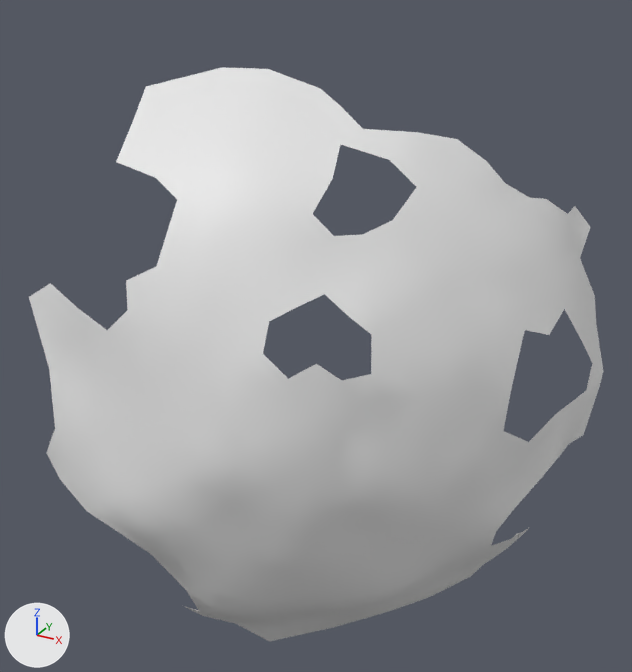
The OBJ model res/final/onecam_fullvolume/03/cleanedup/FullVolium.000354.obj as it was, and as the next commit left it.
Before and after are seen from a 50 mm lens placed at (-500.7, 405.2, 476.2), pointed at (-587.4, 562.9, 397.4). Lighting does not change. The marker at lower left points along +X, +Y and +Z. Where no turn or scale is listed for an object, it has been applied to the vertices.

In view in the first picture: 'FullVolium.000354'.
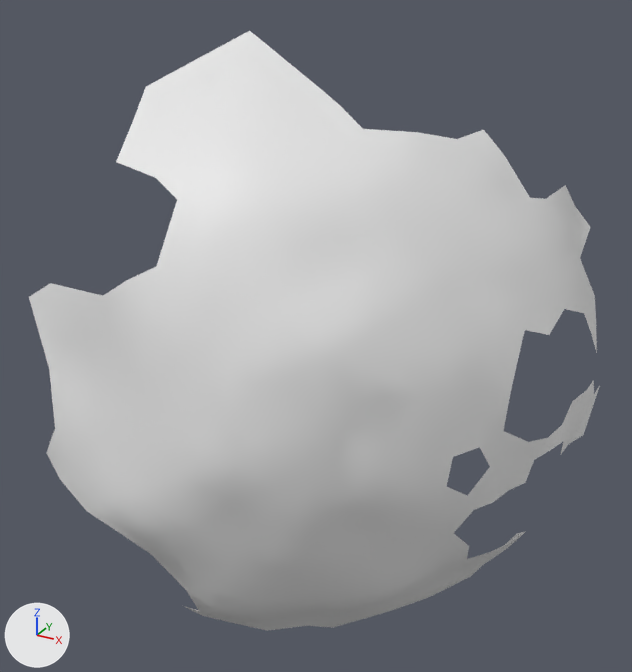
What changed in the scene script:
```text
Change me_fullvolium_000354:
    used by ob_fullvolium_000354; location = (0.0, 0.0, 0.0)
    verts and faces of me_fullvolium_000354; kept vertices keep their numbers, new ones are numbered from 392
    before: 138 (-607.4, 524.8, 419.2) at pixel (126, 280), 139 (-606.3, 523.2, 413.9) at pixel (127, 310), 140 (-610.7, 521.9, 409.4) at pixel (107, 330), 142 (-618.1, 522.2, 412.6) at pixel (77, 307), 143 (-626.0, 523.6, 415.8) at pixel (50, 283)
    before: 335 (-583.3, 551.8, 325.2) at pixel (308, 625), 346 (-601.5, 546.8, 321.9) at pixel (235, 623), 347 (-592.4, 547.2, 323.4) at pixel (267, 630), 348 (-593.5, 549.8, 317.2) at pixel (269, 641), 369 (-580.5, 559.2, 319.9) at pixel (332, 627)
    remove me_fullvolium_000354.from_pydata(...)  # 392 vertices, 699 faces; spans x -634.9..-530.3, y 516.0..606.6, z 317.2..454.4
    add me_fullvolium_000354.from_pydata(...)  # 389 vertices, 695 faces; spans x -634.9..-531.1, y 516.0..606.6, z 319.9..460.7
    me_fullvolium_000354 part 1
    10 vertices are added at x -609.1..-544.3, y 530.0..598.4, z 410.1..460.7
    35 new faces join them
    me_fullvolium_000354 part 2
    13 vertices are removed from x -545.2..-530.3, y 549.3..596.0, z 357.0..399.6
    40 faces are deleted
    me_fullvolium_000354 part 3
    add verts[397] = (-611.1, 522.1, 416.4)  # pixel (102, 295)
    add faces += [(138, 397, 139), (139, 397, 140), (140, 397, 142), (142, 397, 143)]
    me_fullvolium_000354 part 4
    add delete_vertices([348])  # with the faces that use them
```

Changed parts and their boxes (x1, y1, x2, y2) in the pictures (632 x 672 px):
'FullVolium.000354', reshaped
    before: (29, 67, 603, 641)
    after: (29, 31, 600, 631)
part 1 of me_fullvolium_000354, added
    after: (148, 31, 575, 380)
part 2 of me_fullvolium_000354, deleted
    before: (447, 309, 603, 559)
part 3 of me_fullvolium_000354, added
    after: (51, 281, 128, 330)
part 4 of me_fullvolium_000354, deleted
    before: (237, 624, 331, 641)
